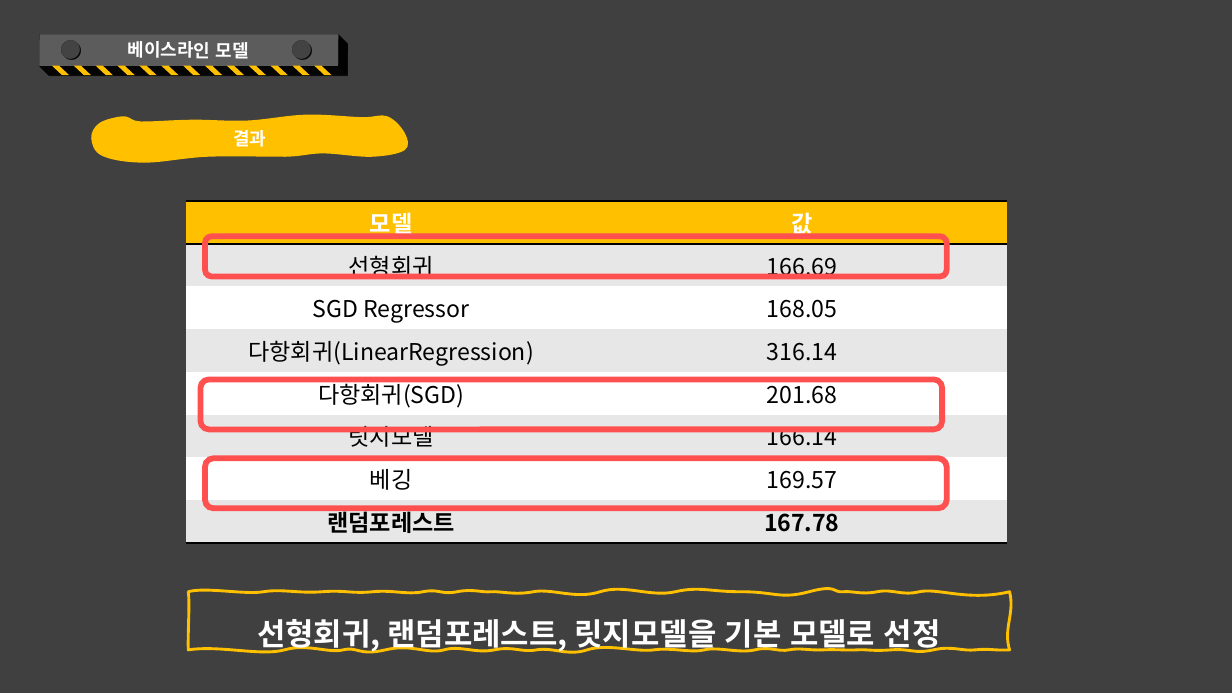
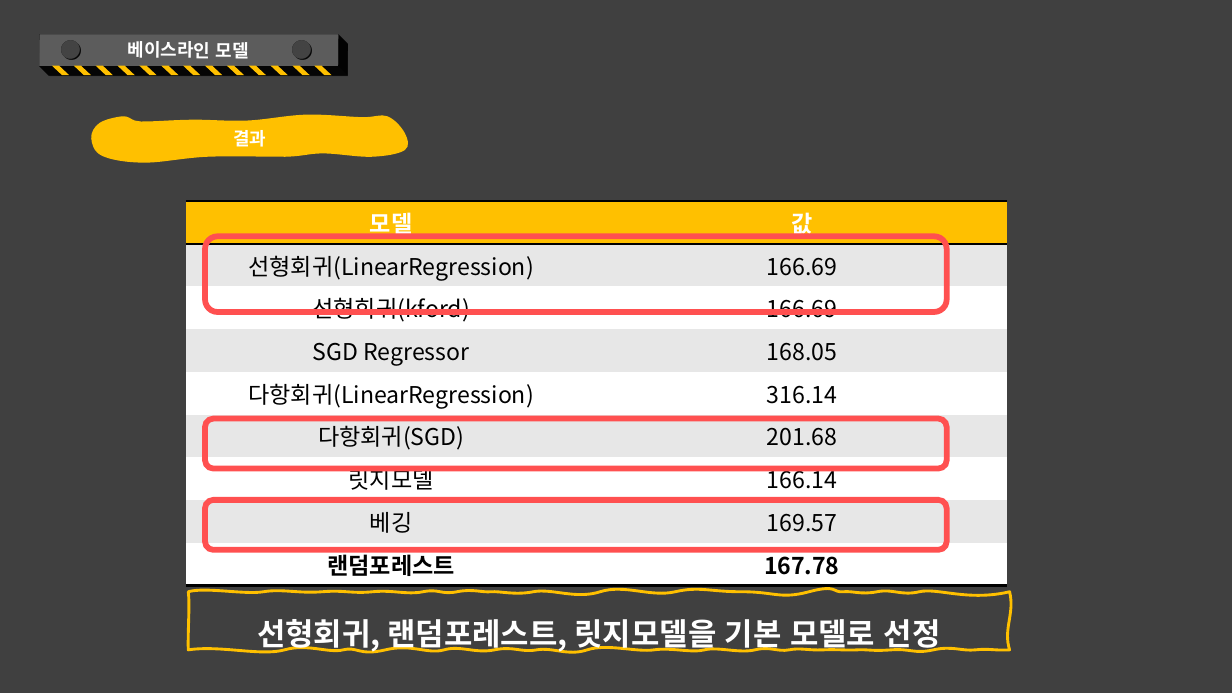
Before and after one commit to kkkkyoung/parking_project, a slide deck: slide 36 of PlayDate_2nd_project.pptx. Drawn at 1232x693 pixels with LibreOffice and Linux fonts; fonts in the diff are those of the drawing. Boxes give left, top, right and bottom in pixels: in the first picture for what was removed or moved away, otherwise in the second. Text is boxed around its words. In the diff, an @@ line names an element or a change of style, - is before the commit and + after.

```diff
--- a/PlayDate_2nd_project.pptx
+++ b/PlayDate_2nd_project.pptx
@@ table at (x1=186, y1=201, x2=1006, y2=580) @@
-row 2: 선형회귀 | 166.69
+row 2: 선형회귀(LinearRegression) | 166.69
+row 3: 선형회귀(kford) | 166.69
@@ rounded rectangle resized from (x1=205, y1=237, x2=947, y2=277) to (x1=205, y1=237, x2=947, y2=312) @@
@@ rounded rectangle moved from (x1=201, y1=380, x2=943, y2=430) to (x1=205, y1=419, x2=947, y2=469) @@
@@ rounded rectangle moved from (x1=205, y1=458, x2=947, y2=508) to (x1=205, y1=500, x2=947, y2=550) @@
```
Also in this commit, not shown: 6 other slides changed, 3 slides added, 1 slide removed.
